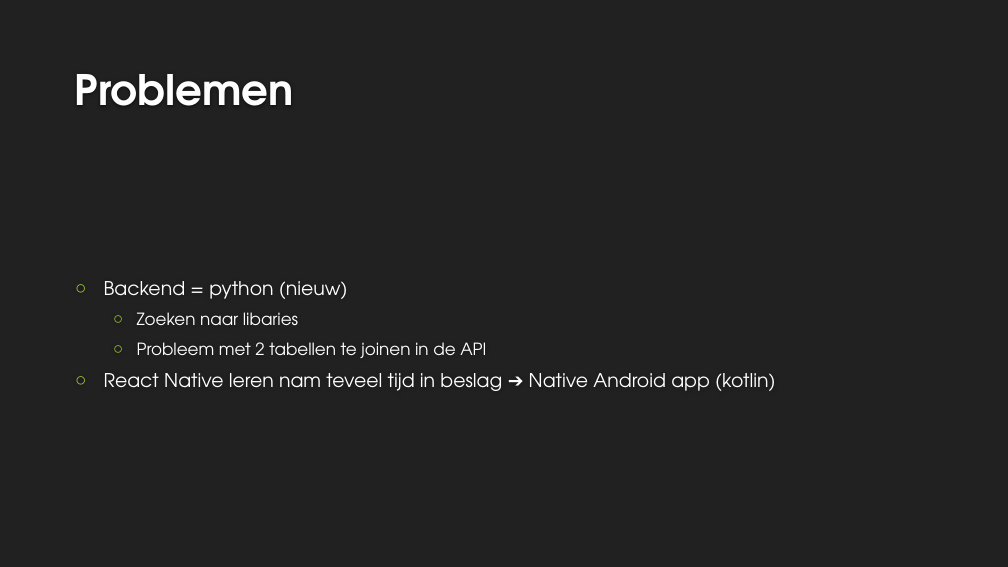
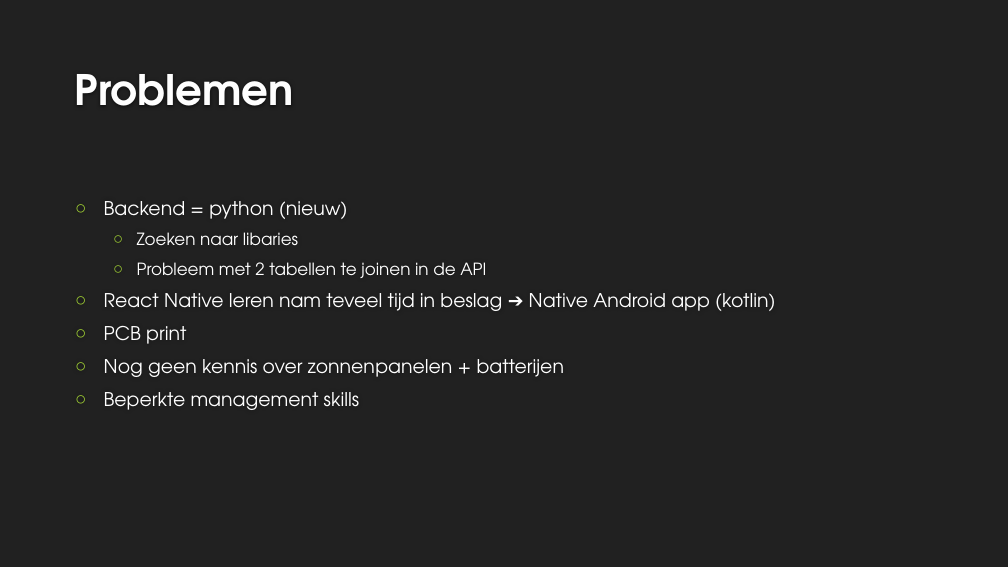
Before and after one commit to KevinD25/BBsnap, a slide deck: slide 10 of doc/Presentatie November.pptx (slide 15 before the commit). Drawn at 1008x567 pixels with LibreOffice and Linux fonts; fonts in the diff are those of the drawing; background and template pictures are left out. Boxes give left, top, right and bottom in pixels: in the first picture for what was removed or moved away, otherwise in the second. Text is boxed around its words. In the diff, an @@ line names an element or a change of style, - is before the commit and + after.

Commit message:
update ppt

```diff
--- a/doc/Presentatie November.pptx
+++ b/doc/Presentatie November.pptx
@@ text at (104, 326, 565, 410): paragraphs added @@
+○ PCB print
+○ Nog geen kennis over zonnenpanelen + batterijen
+○ Beperkte management skills
```
Also in this commit, not shown: 1 other slide changed, 6 slides added, 4 slides removed.
